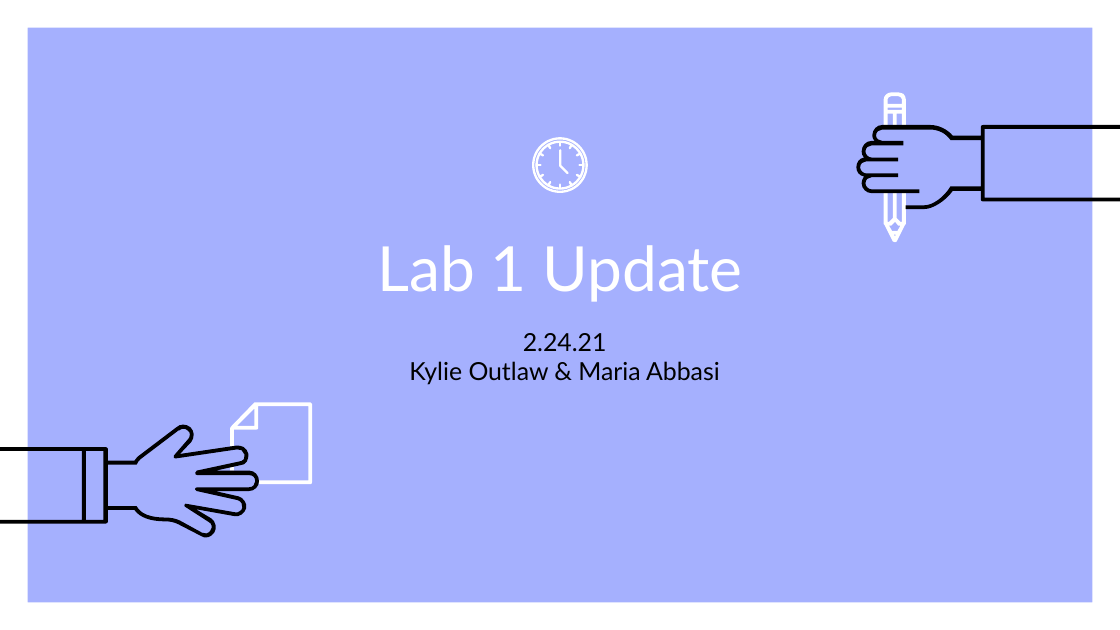
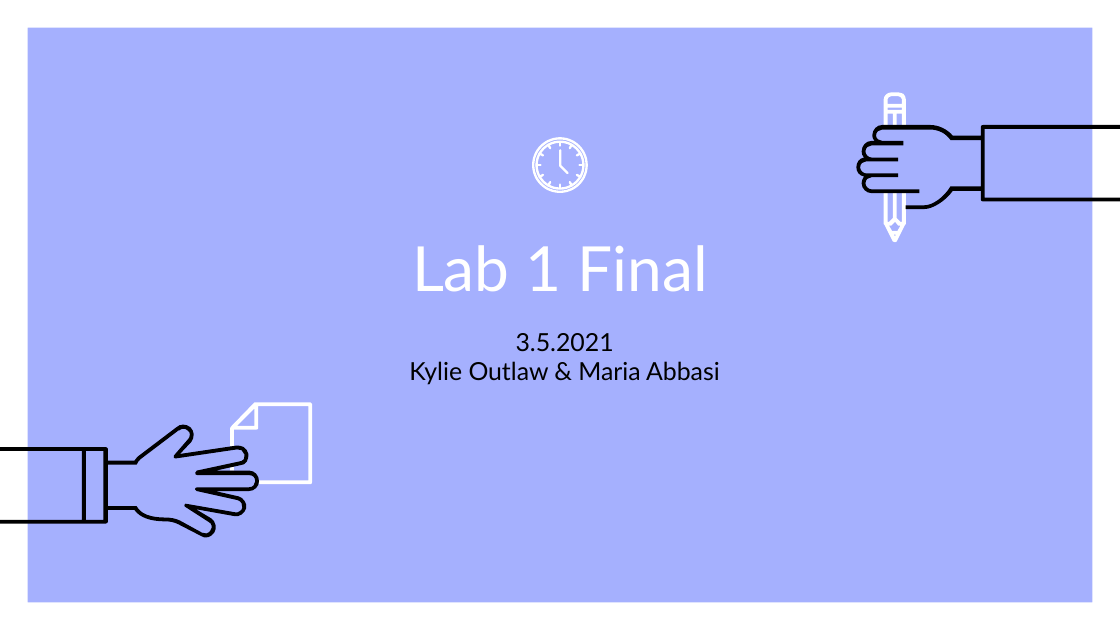
Before and after one commit to outlawkylie/CpE5170, a slide deck: slide 1 of 2.24.21 Lab 1 Update.pptx. Drawn at 1120x630 pixels with LibreOffice and Linux fonts; fonts in the diff are those of the drawing. Boxes give left, top, right and bottom in pixels: in the first picture for what was removed or moved away, otherwise in the second. Text is boxed around its words. In the diff, an @@ line names an element or a change of style, - is before the commit and + after.

```diff
--- a/2.24.21 Lab 1 Update.pptx
+++ b/2.24.21 Lab 1 Update.pptx
@@ title at [412,245,708,292]: text changed @@
-Lab 1 Update
+Lab 1 Final
@@ subtitle at [516,333,614,352]: text changed @@
-2.24.21
+3.5.2021
```
Also in this commit, not shown: 3 other slides changed, 5 slides added, 1 slide removed, 1 other file.
